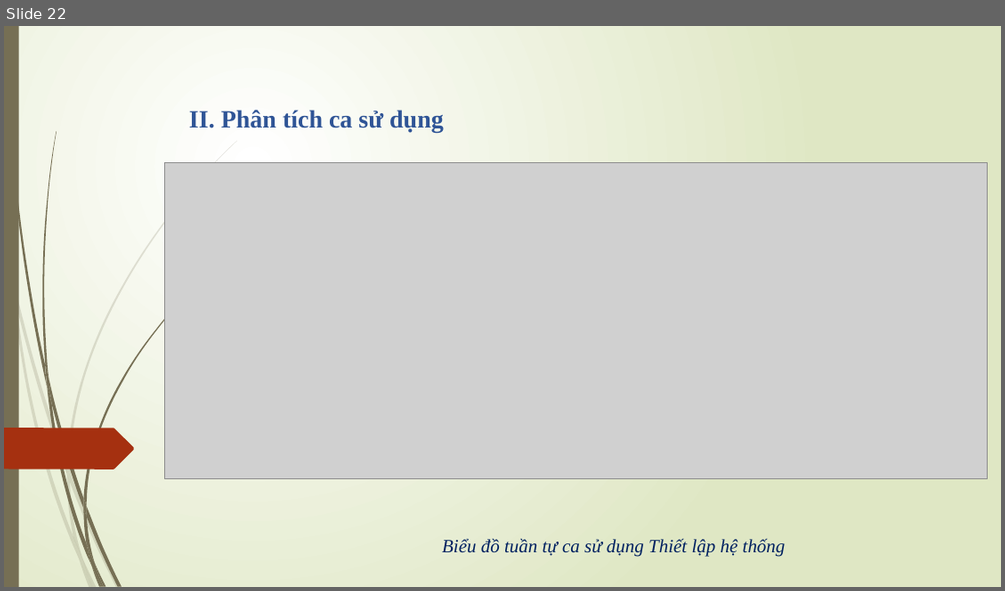
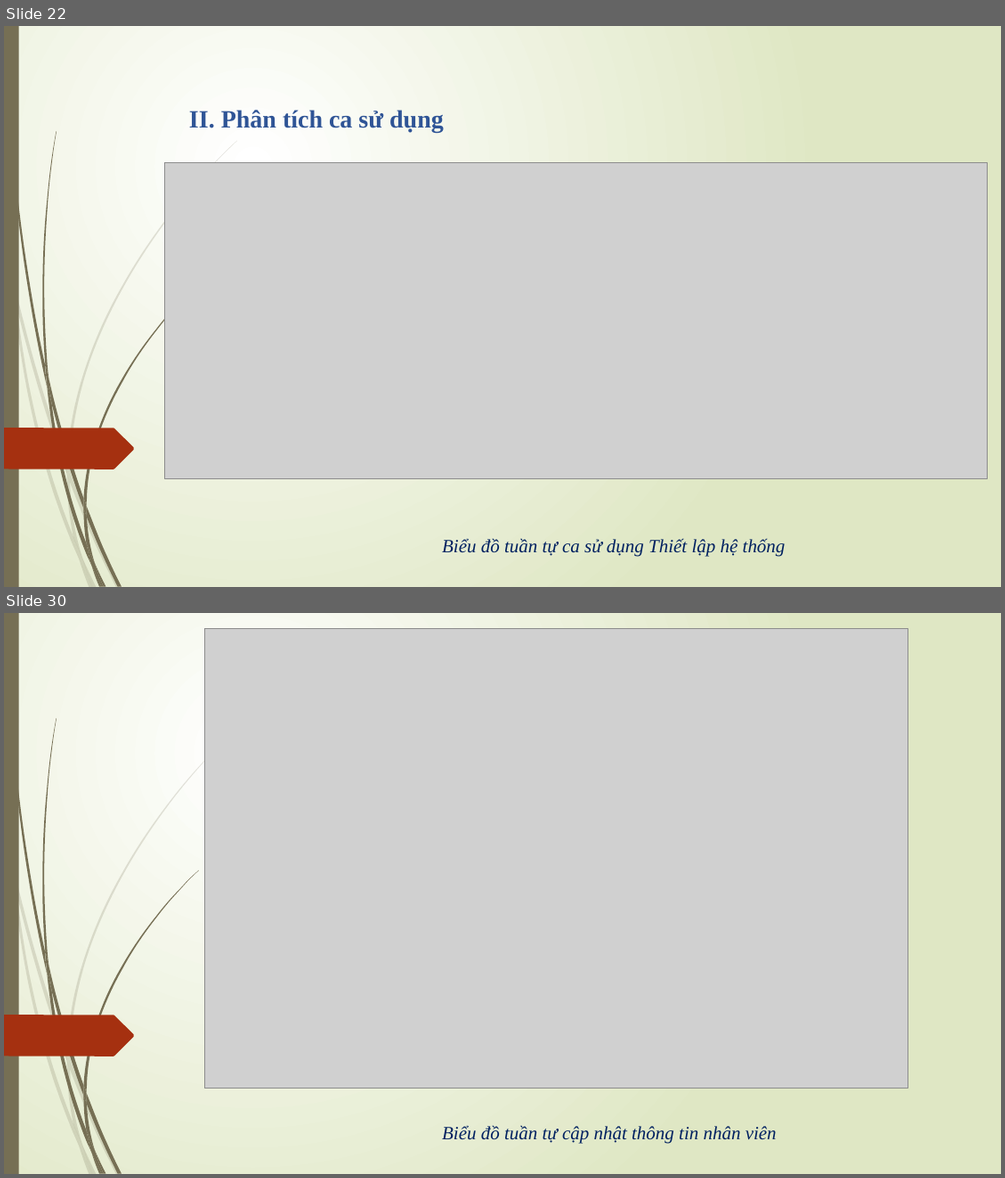
Before and after one commit to hungnp57/du_an_2016, a slide deck: duan.pptx. Shown one above the other, each under a label of ours: slide 22 before the commit, slides 22 and 30 after it; the slides between them are not shown. The pictures are 1005x591 and 1005x1178 pixels, drawn with LibreOffice and Linux fonts; fonts in the diff are those of the drawing; grey boxes stand for pictures. Boxes give left, top, right and bottom in pixels: in the first picture for what was removed or moved away, otherwise in the second. Text is boxed around its words. In the diff, an @@ line names an element or a change of style, - is before the commit and + after.

```diff
--- a/duan.pptx
+++ b/duan.pptx
@@ slide 30 added at (4,613,1001,1174), background gradient #FFFFFF to #DFE8C4; not listed: 24 template elements that a slide beside it also shows @@
@@ picture added at (204,629,907,1088) @@
@@ text added at (442,1125,777,1143), 18 pt, text #002060, italic @@
+Biểu đồ tuần tự cập nhật thông tin nhân viên
```
Also in this commit, not shown: 9 other slides added, 13 other files.
